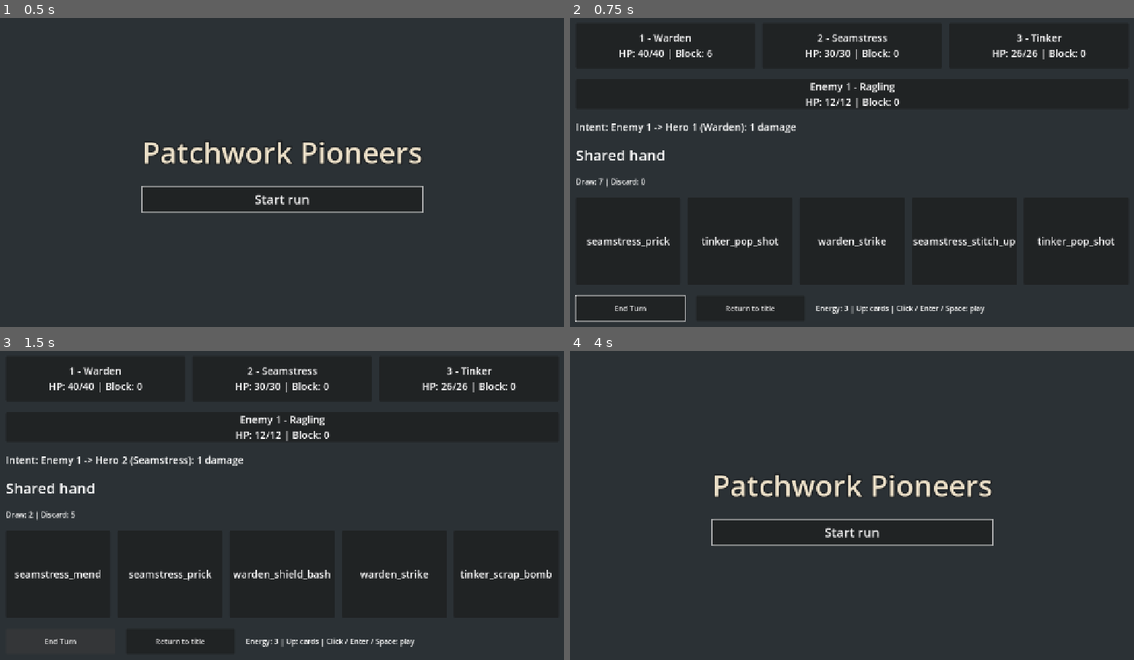
Above: before the commit, frames 1-4 (two rows, left to right).
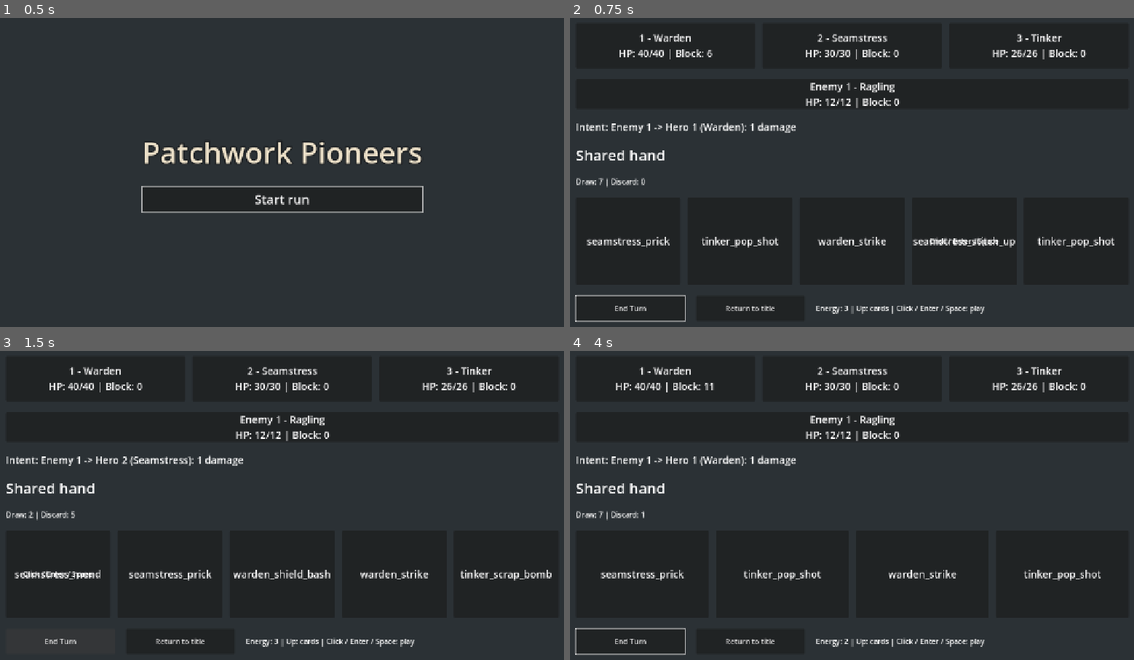
Above: after the commit, the same moments.

Repository: jcoev123-jpg/PatchworkPioneers
Game: Godot game, scene res://scenes/app.tscn
Two runs of this game, one before a commit and one after it. Both use one fixed random seed, a clock stepped at 60 frames per second and the inputs below.
Inputs (mouse positions are in pixels of both pictures, inside the frame that each line leads up to):
- Up to frame 1 (0.5 s): no input
- Up to frame 2 (0.75 s): click "Start run" at 0.5 s
- Up to frame 3 (1.5 s): click "End Turn" at 1.25 s
- Up to frame 4 (4 s): click "Return to title" at 2 s; click "Start run" at 2.75 s; tap Enter (ui_accept) at 3.5, 3.77 s; move the mouse to (981, 490) at 3.52 s; hold Up from 3.53 s (still down); tap Tab at 3.6 s; click (981, 490) at 3.67 s; tap Space at 3.8 s

Frame 1 is identical in both runs. In frame 2, 0.1% of the frame differs, in the area x 63-77%, y 71-74%; in frame 3, 0.1%; in frame 4, 5.9%, in the area x 0-95%, y 5-99%.

Commit message:
Patchwork Pioneers cycle 014: Make Mend and Stitch Up playable on chosen living allies
Accepted by relay v2 (Claude final review, tests green).

Diff:
--- a/scripts/app.gd
+++ b/scripts/app.gd
@@ -228,6 +228,7 @@
 
 
 func _refresh_hand() -> void:
+	$LiveSupportHand._cancel_pending()
 	for child in hand_view.get_children():
 		child.free()
 	for card_id in deck.hand:
--- a/scripts/live_support_hand.gd
+++ b/scripts/live_support_hand.gd
@@ -1,12 +1,16 @@
 extends Node
 ## Input/presentation only. All card effects and charges belong to the support service.
 
-const SUPPORT_IDS := ["warden_brace", "tinker_tune_up"]
+const SUPPORT_IDS := ["warden_brace", "tinker_tune_up", "seamstress_mend", "seamstress_stitch_up"]
+const ALLY_IDS := ["seamstress_mend", "seamstress_stitch_up"]
 var _battle: Control
 var _deck: CombatDeck
 var _party: CombatParty
 var _bindings: Dictionary = {}
 var _pending: Dictionary = {}
+var _targets: Dictionary = {}
+var _token := 0
+var cancel_button: Button
 var energy_label: Label
 var _play := CombatStarterSupportPlay.new()
 
@@ -17,6 +21,12 @@
 
 func _process(_delta: float) -> void:
 	_sync_battle()
+
+
+func _input(event: InputEvent) -> void:
+	if not _pending.is_empty() and event.is_action_pressed("ui_cancel"):
+		_cancel_pending()
+		get_viewport().set_input_as_handled()
 
 
 func _sync_battle() -> void:
@@ -33,7 +43,21 @@
 		energy_label = Label.new()
 		energy_label.name = "SupportHandEnergy"
 		app.end_turn_button.get_parent().add_child(energy_label)
+		cancel_button = Button.new()
+		cancel_button.text = "Cancel target (Esc)"
+		cancel_button.pressed.connect(_cancel_pending)
+		app.end_turn_button.get_parent().add_child(cancel_button)
+		cancel_button.hide()
+	if not _pending.is_empty() and not _selection_valid():
+		_cancel_pending()
+	for panel in _targets.keys():
+		if panel not in app.hero_panels or _party.is_downed(app.hero_panels.find(panel) + 1):
+			_cancel_pending()
+			break
 	energy_label.text = "Energy: %d | Up: cards | Click / Enter / Space: play" % _deck.energy
+	if _pending.get("choosing", false):
+		energy_label.text = "Energy: %d | %s\nchoose a living ally | Esc: cancel" % [
+			_deck.energy, StarterCards.new().get_definition(_pending.id).display_name]
 	for panel in _bindings.keys():
 		if not is_instance_valid(panel) or panel.get_parent() != app.hand_view:
 			_unbind(panel)
@@ -95,24 +119,37 @@
 
 
 func _on_card_input(event: InputEvent, panel, card_id: String, deck: CombatDeck, party: CombatParty, battle) -> void:
-	if event == null or not _eligible(panel, card_id, deck, party, battle) or _pending.has(panel):
+	if event == null or not _eligible(panel, card_id, deck, party, battle):
 		return
 	var click: bool = event is InputEventMouseButton and event.button_index == MOUSE_BUTTON_LEFT and event.pressed
 	var accept: bool = event is InputEventKey and panel.has_focus() and event.is_action_pressed("ui_accept") and not event.echo
 	if not click and not accept:
 		return
 	panel.accept_event()
-	_pending[panel] = true
+	if not _pending.is_empty() and _pending.panel == panel:
+		return
+	_cancel_pending()
+	_pending = {"panel": panel, "id": card_id, "choosing": false, "queued": false}
+	if card_id in ALLY_IDS and not _selection_valid():
+		_cancel_pending()
+		return
 	# Rebuilding the hand must happen outside the current Control input dispatch.
-	_activate.call_deferred(panel, card_id, deck, party, battle)
-
-
-func _activate(panel, card_id: String, deck: CombatDeck, party: CombatParty, battle) -> void:
-	if not _pending.has(panel):
-		return
-	_pending.erase(panel)
+	_activate.call_deferred(panel, card_id, deck, party, battle, _token)
+
+
+func _activate(panel, card_id: String, deck: CombatDeck, party: CombatParty, battle, token: int = -1) -> void:
+	if token != _token or _pending.is_empty():
+		return
 	if not _eligible(panel, card_id, deck, party, battle):
-		return
+		_cancel_pending()
+		return
+	if card_id in ALLY_IDS:
+		if _selection_valid():
+			_choose_target()
+		else:
+			_cancel_pending()
+		return
+	_cancel_pending()
 	if not _play.play_card(deck, party, card_id, 0):
 		return
 	var app = get_parent()
@@ -122,14 +159,119 @@
 	app.end_turn_button.grab_focus()
 
 
+func _selection_valid() -> bool:
+	if _pending.is_empty() or not _eligible(_pending.panel, _pending.id, _deck, _party, _battle):
+		return false
+	if _pending.id not in ALLY_IDS:
+		return true
+	# Presentation preflight only; the support service revalidates and commits.
+	var authored := StarterCards.new().get_definition(_pending.id)
+	if not _party.is_valid() or not _deck.turn_active or _deck.energy < authored.cost:
+		return false
+	for hero in _party.get_heroes():
+		if hero.id == authored.owner:
+			return hero.hp > 0 and hero.position in authored.from_positions
+	return false
+
+
+func _choose_target() -> void:
+	_pending.choosing = true
+	cancel_button.show()
+	var panels: Array[Control] = []
+	var app = get_parent()
+	for index in range(app.hero_panels.size()):
+		var panel: Control = app.hero_panels[index]
+		if _party.is_downed(index + 1):
+			continue
+		panels.append(panel)
+		panel.focus_mode = Control.FOCUS_ALL
+		panel.mouse_default_cursor_shape = Control.CURSOR_POINTING_HAND
+		panel.get_child(0).mouse_filter = Control.MOUSE_FILTER_IGNORE
+		var cue := Label.new()
+		cue.text = "Choose ally: Click / Enter / Space"
+		cue.vertical_alignment = VERTICAL_ALIGNMENT_BOTTOM
+		cue.horizontal_alignment = HORIZONTAL_ALIGNMENT_CENTER
+		cue.mouse_filter = Control.MOUSE_FILTER_IGNORE
+		panel.add_child(cue)
+		var focus := StyleBoxFlat.new()
+		focus.bg_color = Color(0, 0, 0, 0)
+		focus.border_color = Color("ece0c8")
+		focus.set_border_width_all(3)
+		panel.add_theme_stylebox_override("focus", focus)
+		var callback := _on_target_input.bind(panel, index + 1, _token)
+		_targets[panel] = {"callback": callback, "cue": cue}
+		panel.gui_input.connect(callback)
+	for index in range(panels.size()):
+		var panel := panels[index]
+		panel.focus_next = panel.get_path_to(panels[(index + 1) % panels.size()])
+		panel.focus_previous = panel.get_path_to(panels[(index - 1 + panels.size()) % panels.size()])
+		panel.focus_neighbor_bottom = panel.get_path_to(cancel_button)
+	if not panels.is_empty():
+		panels[0].grab_focus()
+	_sync_battle()
+
+
+func _on_target_input(event: InputEvent, panel, position: int, token: int) -> void:
+	if event == null or token != _token or not _targets.has(panel) or not _selection_valid():
+		return
+	if get_parent().hero_panels.find(panel) + 1 != position:
+		return
+	if _pending.get("queued", false) or not panel.is_visible_in_tree() or _party.is_downed(position):
+		return
+	var click: bool = event is InputEventMouseButton and event.button_index == MOUSE_BUTTON_LEFT and event.pressed
+	var accept: bool = event is InputEventKey and panel.has_focus() and event.is_action_pressed("ui_accept") and not event.echo
+	if not click and not accept:
+		return
+	panel.accept_event()
+	_pending.queued = true
+	_resolve_target.call_deferred(position, token)
+
+
+func _resolve_target(position: int, token: int) -> void:
+	if token != _token or not _selection_valid() or not _pending.get("queued", false):
+		return
+	var id: String = _pending.id
+	_cancel_pending()
+	if _play.play_card(_deck, _party, id, position):
+		var app = get_parent()
+		app._refresh_party()
+		app._refresh_hand()
+		_sync_battle()
+		app.end_turn_button.grab_focus()
+
+
+func _cancel_pending() -> void:
+	_token += 1
+	var source = _pending.get("panel")
+	_pending.clear()
+	for panel in _targets:
+		if is_instance_valid(panel):
+			if panel.gui_input.is_connected(_targets[panel].callback):
+				panel.gui_input.disconnect(_targets[panel].callback)
+			panel.focus_mode = Control.FOCUS_NONE
+			panel.mouse_default_cursor_shape = Control.CURSOR_ARROW
+			panel.focus_next = NodePath()
+			panel.focus_previous = NodePath()
+			panel.focus_neighbor_bottom = NodePath()
+			panel.remove_theme_stylebox_override("focus")
+			_targets[panel].cue.free()
+	_targets.clear()
+	if is_instance_valid(cancel_button):
+		cancel_button.hide()
+	if is_instance_valid(source) and source.is_inside_tree() and source.is_visible_in_tree():
+		source.grab_focus()
+
+
 func _unbind(panel) -> void:
 	if is_instance_valid(panel) and panel.gui_input.is_connected(_bindings[panel]):
 		panel.gui_input.disconnect(_bindings[panel])
 	_bindings.erase(panel)
-	_pending.erase(panel)
+	if _pending.get("panel") == panel:
+		_cancel_pending()
 
 
 func _clear() -> void:
+	_cancel_pending()
 	for panel in _bindings.keys():
 		_unbind(panel)
 	_pending.clear()
@@ -138,6 +280,9 @@
 	if is_instance_valid(energy_label):
 		energy_label.queue_free()
 	energy_label = null
+	if is_instance_valid(cancel_button):
+		cancel_button.queue_free()
+	cancel_button = null
 	_battle = null
 	_deck = null
 	_party = null
--- a/tests/live_support_hand_test.gd
+++ b/tests/live_support_hand_test.gd
@@ -262,6 +262,7 @@
 		_check(presenter._bindings.is_empty() and presenter._deck == null, "Return immediately disconnects session")
 		await _frames()
 		_check(app.deck == null and presenter.energy_label == null, "title removes support presentation")
+	await _ally_cases()
 	await _stale_restart(seed_value)
 	app.free()
 	_finish()
@@ -284,7 +285,7 @@
 	panel.grab_focus()
 	var before := _live()
 	presenter._on_card_input(null, panel, "warden_brace", deck, party, battle)
-	presenter._on_card_input(event, panel, "seamstress_mend", deck, party, battle)
+	presenter._on_card_input(event, panel, "seamstress_prick", deck, party, battle)
 	var foreign := PanelContainer.new()
 	root.add_child(foreign)
 	presenter._on_card_input(event, foreign, "warden_brace", deck, party, battle)
@@ -375,6 +376,225 @@
 	await _frames()
 
 
+func _ally_start() -> bool:
+	var cards: Array[String] = []
+	cards.assign(JSON.parse_string(FileAccess.get_file_as_string(app.STARTER_DECK_PATH)))
+	for candidate in range(1000):
+		var rng := RandomNumberGenerator.new()
+		rng.seed = candidate
+		var deck := CombatDeck.new(cards, rng)
+		deck.start_turn()
+		if "seamstress_mend" in deck.hand and "seamstress_stitch_up" in deck.hand:
+			return await _start(candidate)
+	_check(false, "seeded opening contains both ally cards")
+	return false
+
+
+func _select_ally(id: String, keyboard: bool) -> bool:
+	var panel := _panel(id)
+	_check(is_instance_valid(panel), "real held ally card mounted: " + id)
+	if panel == null:
+		return false
+	var before := _live()
+	if keyboard:
+		panel.grab_focus()
+		await _keyboard(KEY_ENTER)
+	else:
+		await _mouse(panel)
+	_check(_live() == before, "pending ally choice never charges or changes rules")
+	var choosing: bool = presenter._pending.get("choosing", false)
+	_check(choosing and presenter.cancel_button.is_visible_in_tree(), "target mode and cancel visible")
+	_check(presenter.energy_label.text.contains("choose a living ally"), "visible targeting instruction")
+	_check(root.get_visible_rect().encloses(presenter.cancel_button.get_global_rect()), "cancel fits 1280x720 viewport")
+	for index in range(3):
+		var hero: Control = app.hero_panels[index]
+		var living: bool = not app.party.is_downed(index + 1)
+		_check((hero.focus_mode == Control.FOCUS_ALL) == living, "only living ally focusable")
+		_check(presenter._targets.has(hero) == living, "only living ally has input callback")
+		if living:
+			_check(hero.get_child_count() == 2 and hero.get_child(1).text.contains("Choose ally"), "visible hero target cue")
+			_check(hero.has_theme_stylebox_override("focus"), "visible hero focus outline")
+	return choosing
+
+
+func _ally_return() -> void:
+	app.return_button.pressed.emit()
+	_check(presenter._pending.is_empty() and presenter._targets.is_empty(), "Return clears all target state immediately")
+	await _frames()
+
+
+func _ally_cases() -> void:
+	# Every success begins at the real title with a seeded, unmodified starter hand.
+	for id in ["seamstress_mend", "seamstress_stitch_up"]:
+		for target in [1, 2, 3]:
+			if not await _ally_start():
+				return
+			if id == "seamstress_mend" and target != 3:
+				var damage := 9 if target == 1 else 2
+				_check(app.party.apply_damage(target, damage) and reference_party.apply_damage(target, damage), "wounded ally fixture")
+			if id == "seamstress_stitch_up":
+				_check(app.party.gain_block(target, 3) and reference_party.gain_block(target, 3), "existing Block fixture")
+			app._refresh_party()
+			var old_energy: int = app.deck.energy
+			var old_discard: int = app.deck.discard_pile.size()
+			var old_hand: int = app.deck.hand.size()
+			var old_hero: Dictionary = app.party.get_hero(target)
+			var intent_before: Array = [app.enemy_attacks.duplicate(true), app.enemy_intents.get_intents(), app.intent_label.text]
+			if await _select_ally(id, target != 1):
+				var pending_before := _live()
+				await _mouse(app.hero_panels[target - 1], MOUSE_BUTTON_RIGHT)
+				app.hero_panels[target - 1].grab_focus()
+				root.push_input(_key(KEY_ENTER, true, true), true)
+				await _frames()
+				_check(_live() == pending_before, "target right-click and key echo never resolve")
+				app.hero_panels[0].grab_focus()
+				_check(service.play_card(reference, reference_party, id, target), "reference accepts chosen living ally")
+				var hero: Control = app.hero_panels[target - 1]
+				if target == 1:
+					await _mouse(hero)
+				else:
+					# Reach the hero using real focus navigation, then use both accept keys.
+					for step in range(target - 1):
+						await _keyboard(KEY_TAB)
+					_check(hero.has_focus(), "Tab reaches chosen hero")
+					var code := KEY_SPACE if target == 2 else KEY_ENTER
+					root.push_input(_key(code), true)
+					root.push_input(_key(code), true)
+					root.push_input(_key(code, false), true)
+					await _frames()
+				_check(_snapshot(app.deck, app.party, app.run_rng) == _snapshot(reference, reference_party, reference_rng), "chosen ally matches authoritative effect; other heroes and RNG unchanged")
+				_check(app.deck.energy == old_energy - 1 and app.deck.discard_pile.size() == old_discard + 1
+					and app.deck.hand.size() == old_hand - 1 and app.deck.discard_pile.back() == id, "exact one-energy one-card charge")
+				var updated: Dictionary = app.party.get_hero(target)
+				if id == "seamstress_mend":
+					_check(updated.hp == mini(old_hero.max_hp, old_hero.hp + 5), "Mend heals up to five including full HP")
+				else:
+					_check(updated.block == old_hero.block + 5, "Stitch stacks exactly five Block")
+				_check([app.enemy_attacks, app.enemy_intents.get_intents(), app.intent_label.text] == intent_before, "ally play leaves intents unchanged")
+				_check(presenter._pending.is_empty() and presenter._targets.is_empty(), "success removes target handlers")
+				_visible()
+			await _ally_return()
+	# Both cards share the same fail-closed interaction, including queued target callbacks.
+	for id in ["seamstress_mend", "seamstress_stitch_up"]:
+		for scenario in ["escape", "queued_cancel", "cancel", "downed_target", "downed_after", "downed_owner", "zero", "inactive", "hidden", "absent", "replace", "turn", "return", "stale", "switch", "detached", "foreign", "invalid_target"]:
+			if not await _ally_start():
+				return
+			if scenario == "downed_target":
+				_check(app.party.apply_damage(1, 10000) and app.party.is_downed(1), "target truly downed")
+			if not await _select_ally(id, false):
+				await _ally_return()
+				continue
+			var hero: Control = app.hero_panels[1]
+			var callback: Callable = presenter._targets[hero].callback
+			var before := _live()
+			if scenario == "escape":
+				await _keyboard(KEY_ESCAPE)
+			elif scenario == "queued_cancel":
+				hero.grab_focus()
+				callback.call(_key(KEY_ENTER))
+				root.push_input(_key(KEY_ESCAPE), true)
+				root.push_input(_key(KEY_ESCAPE, false), true)
+			elif scenario == "cancel":
+				await _mouse(presenter.cancel_button)
+			elif scenario == "downed_target":
+				await _mouse(app.hero_panels[0])
+			elif scenario == "foreign":
+				var foreign := PanelContainer.new()
+				root.add_child(foreign)
+				presenter._on_target_input(_key(KEY_ENTER), foreign, 2, presenter._token)
+				foreign.free()
+			elif scenario == "invalid_target":
+				hero.grab_focus()
+				for position in [0, 1, 4]:
+					presenter._on_target_input(_key(KEY_ENTER), hero, position, presenter._token)
+			elif scenario == "turn":
+				hero.grab_focus()
+				callback.call(_key(KEY_ENTER))
+				await _turn()
+				before = _live()
+			elif scenario == "return":
+				var old_deck: CombatDeck = app.deck
+				var old_party: CombatParty = app.party
+				var old_rng: RandomNumberGenerator = app.run_rng
+				var old_state := _snapshot(old_deck, old_party, old_rng)
+				hero.grab_focus()
+				callback.call(_key(KEY_ENTER))
+				await _ally_return()
+				_check(_snapshot(old_deck, old_party, old_rng) == old_state, "queued target Return never spends")
+				if not await _ally_start():
+					return
+				before = _live()
+				callback.call(_key(KEY_ENTER))
+			elif scenario == "stale":
+				await _keyboard(KEY_ESCAPE)
+				await _select_ally(id, true)
+				hero.grab_focus()
+				callback.call(_key(KEY_ENTER))
+			elif scenario == "switch":
+				var other_id := "seamstress_stitch_up" if id == "seamstress_mend" else "seamstress_mend"
+				await _select_ally(other_id, true)
+				_check(presenter._pending.id == other_id, "only the newly selected card remains pending")
+				hero.grab_focus()
+				callback.call(_key(KEY_ENTER))
+			else:
+				if scenario == "downed_owner":
+					_check(app.party.apply_damage(2, 10000) and app.party.is_downed(2), "Seamstress truly downed")
+				elif scenario == "downed_after":
+					_check(app.party.apply_damage(1, 10000) and app.party.is_downed(1), "target downed during pending choice")
+					hero = app.hero_panels[0]
+					callback = presenter._targets[hero].callback
+				elif scenario == "zero":
+					app.deck.combat_state.energy = 0
+				elif scenario == "inactive":
+					app.deck.combat_state.player_turn_active = false
+				elif scenario == "hidden":
+					app.battle_view.hide()
+				elif scenario == "absent":
+					_check(app.deck.discard_played(id), "selected card actually removed")
+				elif scenario == "replace":
+					app._refresh_hand()
+				elif scenario == "detached":
+					var card: Control = _panel(id)
+					app.hand_view.remove_child(card)
+					presenter._sync_battle()
+					card.free()
+				before = _live()
+				if hero.focus_mode == Control.FOCUS_ALL and hero.is_visible_in_tree():
+					hero.grab_focus()
+				callback.call(_key(KEY_ENTER))
+			await _frames()
+			_check(_live() == before, "ally rejection preserves full state: " + id + "/" + scenario)
+			if scenario in ["escape", "queued_cancel", "cancel", "replace", "turn", "hidden", "downed_owner", "downed_after", "zero", "inactive", "absent", "detached"]:
+				_check(presenter._pending.is_empty() and presenter._targets.is_empty(), "cancellation removes queued work and target callbacks: " + scenario)
+				for panel in app.hero_panels:
+					_check(panel.focus_mode == Control.FOCUS_NONE and panel.get_child_count() == 1
+						and panel.gui_input.get_connections().is_empty(), "cancel restores inert hero panels")
+			await _ally_return()
+	# Authored from-positions: Mend rejects front, accepts back; Stitch accepts front.
+	for id in ["seamstress_mend", "seamstress_stitch_up"]:
+		for position in [1, 3]:
+			if not await _ally_start():
+				return
+			var definitions: Array = app._load_party_definitions()
+			var seamstress = definitions.pop_at(1)
+			definitions.insert(position - 1, seamstress)
+			app.party = CombatParty.new(definitions)
+			reference_party = CombatParty.new(definitions)
+			presenter._sync_battle()
+			app._refresh_party()
+			_check(app.party.get_hero(position).id == "seamstress", "actual owner at authored position fixture")
+			var before := _live()
+			if id == "seamstress_mend" and position == 1:
+				await _mouse(_panel(id))
+				_check(_live() == before and presenter._pending.is_empty(), "front Mend rejects without target mode or spend")
+			else:
+				if await _select_ally(id, true):
+					_check(service.play_card(reference, reference_party, id, position), "authored owner position accepted")
+					await _mouse(app.hero_panels[position - 1])
+					_check(_snapshot(app.deck, app.party, app.run_rng) == _snapshot(reference, reference_party, reference_rng), "authored position live play matches service")
+			await _ally_return()
+
+
 func _finish() -> void:
 	for failure in failures:
 		printerr(failure)
